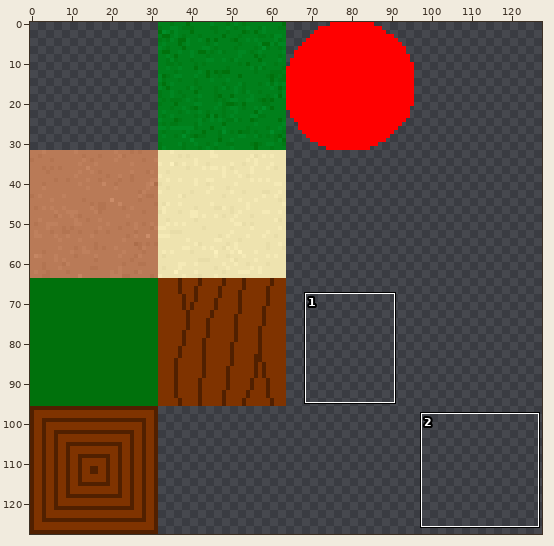
Two versions of one sprite sheet, Game/data/textures/tileset.png. Above, an overview of the earlier version with the close-up marked.
Close-up. As it was:
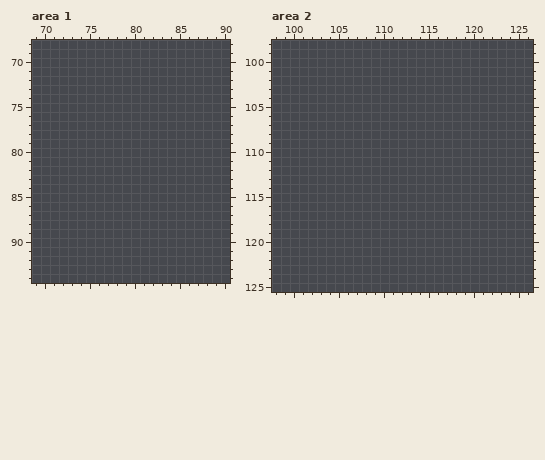
The file is 128x128 pixels. Colours within 5 levels of each other are drawn and written as one. Shown: area 1: x 69..90, y 68..94; area 2: x 98..126, y 98..125. The commit also changed other parts of the picture, which this record leaves out.
And afterwards:
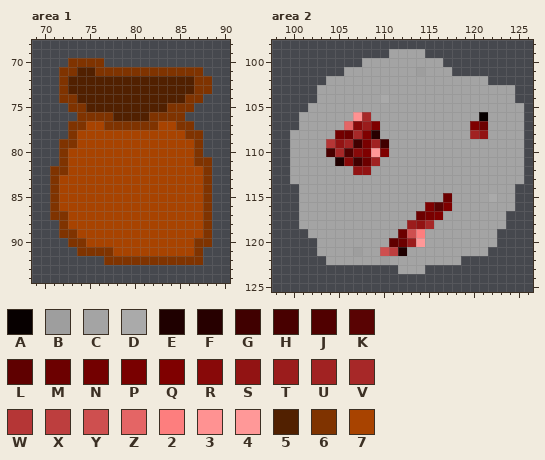
Palette (. is transparent): A #070000  B #9e9e9e  C #a4a4a4  D #aaaaaa  E #1f0000  F #270000  G #400000  H #480000  J #500000  K #590303  L #5f0000  M #6c0000  N #730000  P #790000  Q #7f0000  R #880909  S #921313  T #9b1c1c  U #a12222  V #a72828  W #b53636  X #bd3e3e  Y #ce4f4f  Z #e46565  2 #fd7e7e  3 #ff9292  4 #ff9898  5 #512000  6 #7f3300  7 #a84300
Diff:
--- area 1
@@ x 69..90 @@
 69 ......................
-70 ......................
-71 ......................
-72 ......................
-73 ......................
-74 ......................
-75 ......................
-76 ......................
-77 ......................
-78 ......................
-79 ......................
-80 ......................
-81 ......................
-82 ......................
-83 ......................
-84 ......................
-85 ......................
-86 ......................
-87 ......................
-88 ......................
-89 ......................
-90 ......................
-91 ......................
-92 ......................
+70 ....6666..............
+71 ...6655666666666666...
+72 ...65555555555555566..
+73 ...65555555555555566..
+74 ...6655555555555566...
+75 ....66555555555666....
+76 .....666655556666.....
+77 ....66776666667766....
+78 ....677777777777766...
+79 ...6677777777777776...
+80 ...6777777777777776...
+81 ...67777777777777766..
+82 ..667777777777777776..
+83 ..677777777777777776..
+84 ..677777777777777776..
+85 ..677777777777777776..
+86 ..677777777777777776..
+87 ..667777777777777776..
+88 ...67777777777777776..
+89 ...66777777777777776..
+90 ....6677777777777766..
+91 .....66667777777776...
+92 ........66666666666...
 93 ......................
--- area 2
@@ x 98..126 @@
  98 .............................
- 99 .............................
-100 .............................
-101 .............................
-102 .............................
-103 .............................
-104 .............................
-105 .............................
-106 .............................
-107 .............................
-108 .............................
-109 .............................
-110 .............................
-111 .............................
-112 .............................
-113 .............................
-114 .............................
-115 .............................
-116 .............................
-117 .............................
-118 .............................
-119 .............................
-120 .............................
-121 .............................
-122 .............................
-123 .............................
+ 99 .............CCCC............
+100 ..........CCCCCCCCC..........
+101 ........CCCCCCCCBCCC.........
+102 ......CCCCCCCCCCCCCCCCCC.....
+103 .....CCCCCCCCCCCCCCCCCCCCCC..
+104 .....CCCCCCCDCCCCCCCCCCCCCC..
+105 ....CCCCCCCCCCCCCCCCCCCCCCCC.
+106 ...CCCCCC3VCCCCCCCCCCCCACCCC.
+107 ...CCCCCZRTQCCCCCCCCCCQMCCCC.
+108 ..CCCCCNMVQFCCCCCCCCCCUSCCCC.
+109 ..CCCCWSUGPUGCCCCCCCCCCCCCCC.
+110 ..CCCCHVJRQ4QCCCCCCCCCCCCCCC.
+111 ..CCCCCERGMUCCCCCCCCCCCCCCCC.
+112 ..CCCCCCCSSCCCCCCCCCCCCCCCCC.
+113 ..CCCCCCCCCCCCCCCCCCCCCCCCCC.
+114 ...CCCCCCCCCCCCCCCCCCCCCCCC..
+115 ...CCCCCCCCCCCCCCCCMCCCCDCC..
+116 ...CCCCCCCCCCCCCCQKQCCCCCCC..
+117 ...CCCCCCCCCCCCCMPQCCCCCCC...
+118 ...CCCCCCCCCCCCTSVCCCCCCCC...
+119 ....CCCCCCCCCCMY2CCCCCCCC....
+120 .....CCCCCCCCLMT4CCCCCCCC....
+121 .....CCCCBCCYXECCCCCCCCC.....
+122 ......CCCCCCBCCCCCCCC........
+123 ..............CCC............
 124 .............................
Changed places in both close-ups, as pixel boxes (x1, y1, x2, y2):
added: (50, 58, 212, 265)
added: (290, 49, 524, 274)
